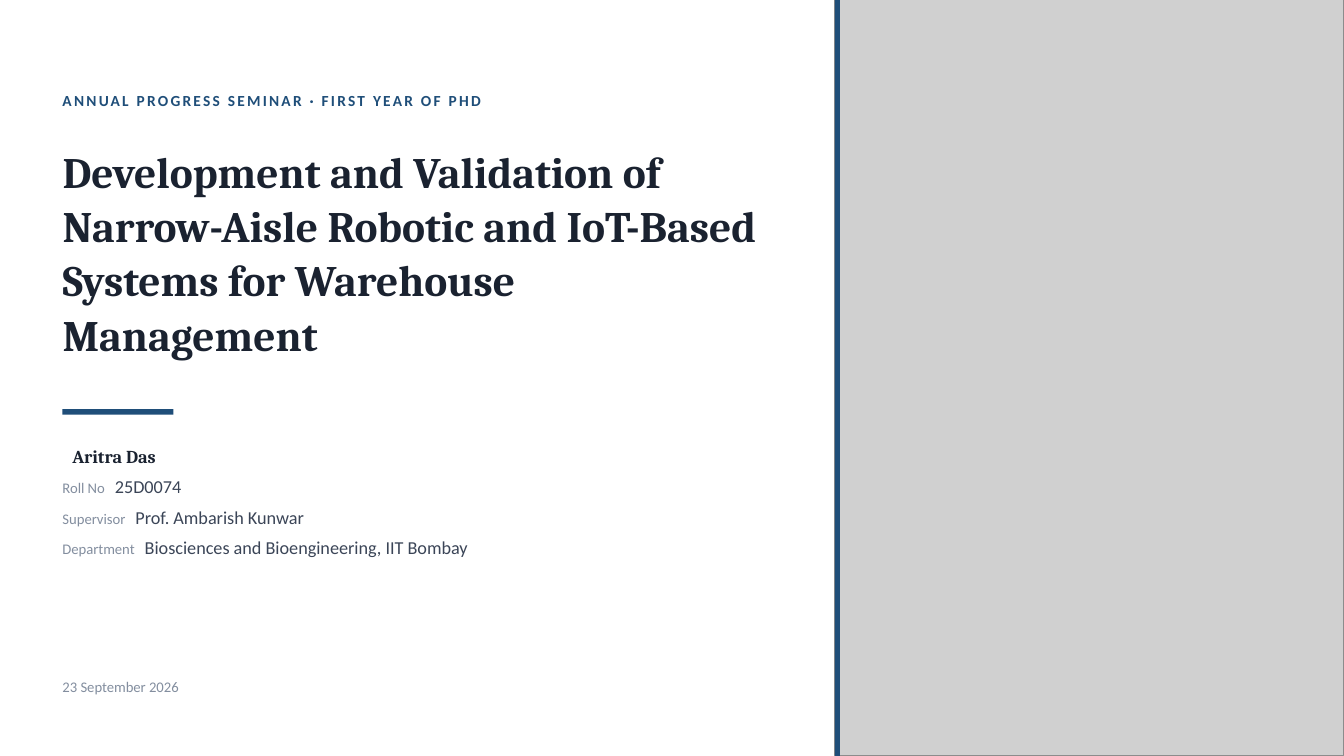
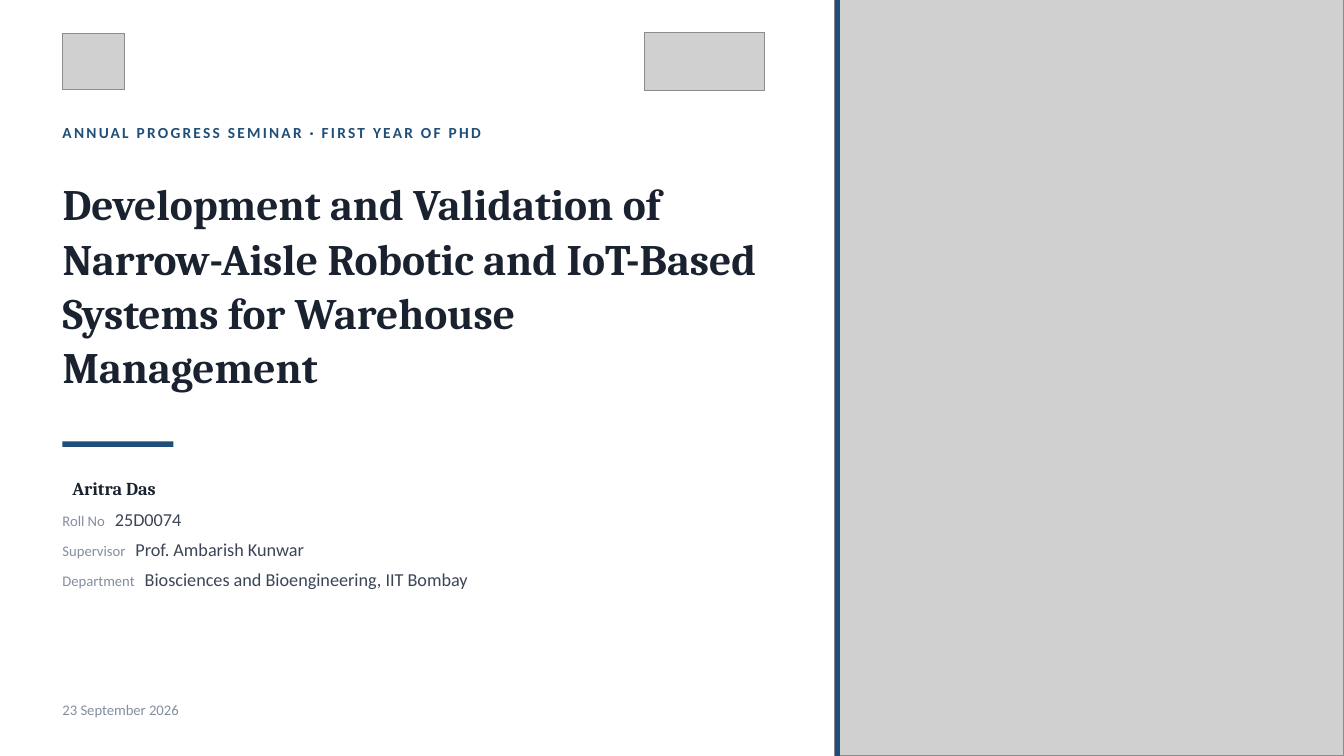
Before and after one commit to AritraD11/NarrowAisleBot, a slide deck: slide 1 of docs/aps_report/seminar_final/NarrowAisleBot_APS_Seminar.pptx. Drawn at 1344x756 pixels with LibreOffice and Linux fonts; fonts in the diff are those of the drawing; grey boxes stand for pictures. Boxes give left, top, right and bottom in pixels: in the first picture for what was removed or moved away, otherwise in the second. Text is boxed around its words. In the diff, an @@ line names an element or a change of style, - is before the commit and + after.

```diff
--- a/docs/aps_report/seminar_final/NarrowAisleBot_APS_Seminar.pptx
+++ b/docs/aps_report/seminar_final/NarrowAisleBot_APS_Seminar.pptx
@@ picture added at (63, 33, 125, 90) @@
@@ picture added at (644, 32, 764, 91) @@
@@ rectangle: place and size @@
-rectangle at (63, 409, 173, 415)
+rectangle at (63, 442, 173, 448)
@@ 3 texts: place and size @@
-3 texts at (62, 96, 757, 557)
+3 texts at (62, 128, 757, 589)
@@ text "23 September 2026": place and size @@
-text "23 September 2026" at (62, 682, 179, 694)
+text "23 September 2026" at (62, 705, 179, 717)
```
Also in this commit, not shown: 4 other slides changed, 3 slides added, 3 slides removed, 9 other files.
